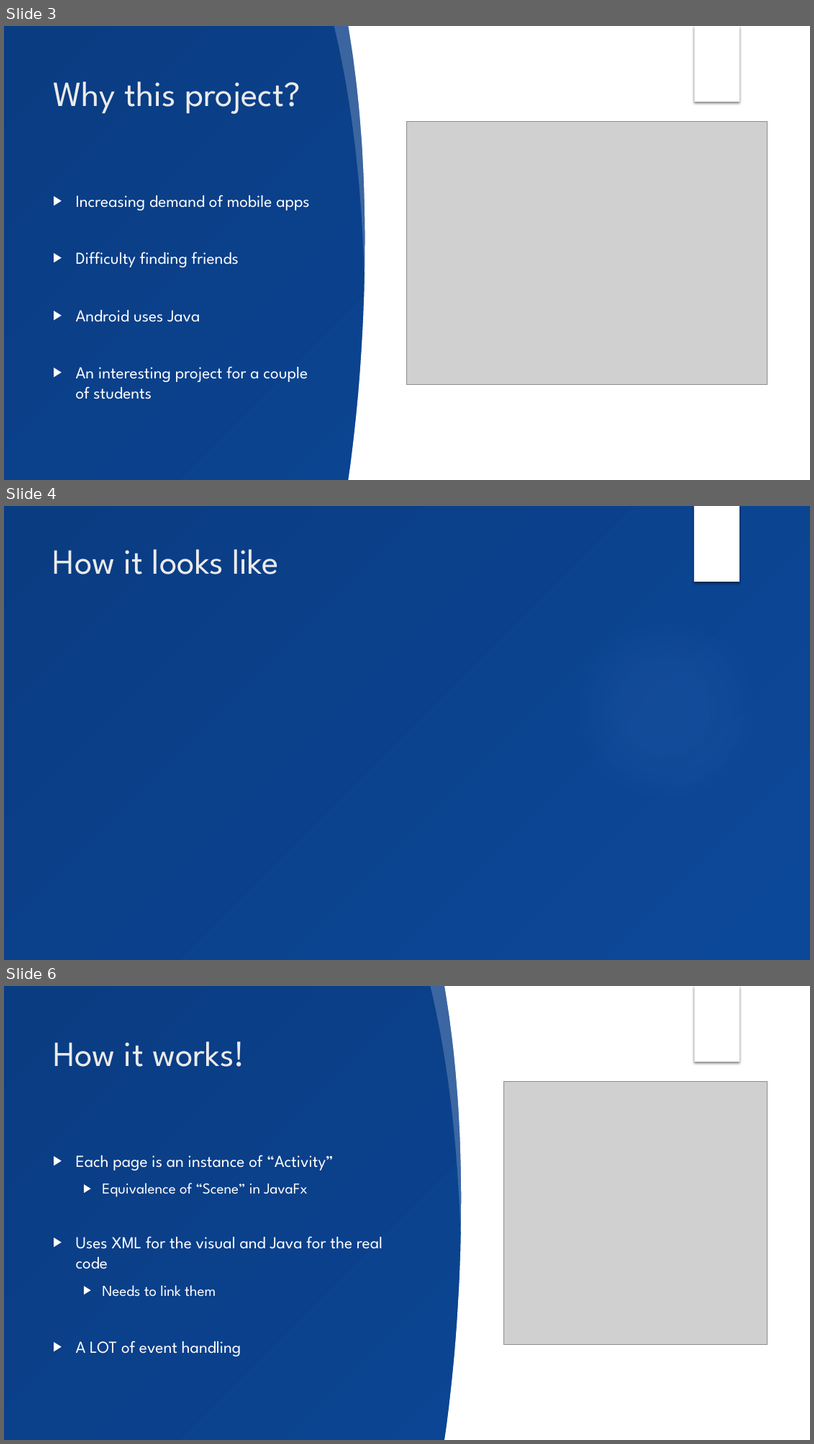
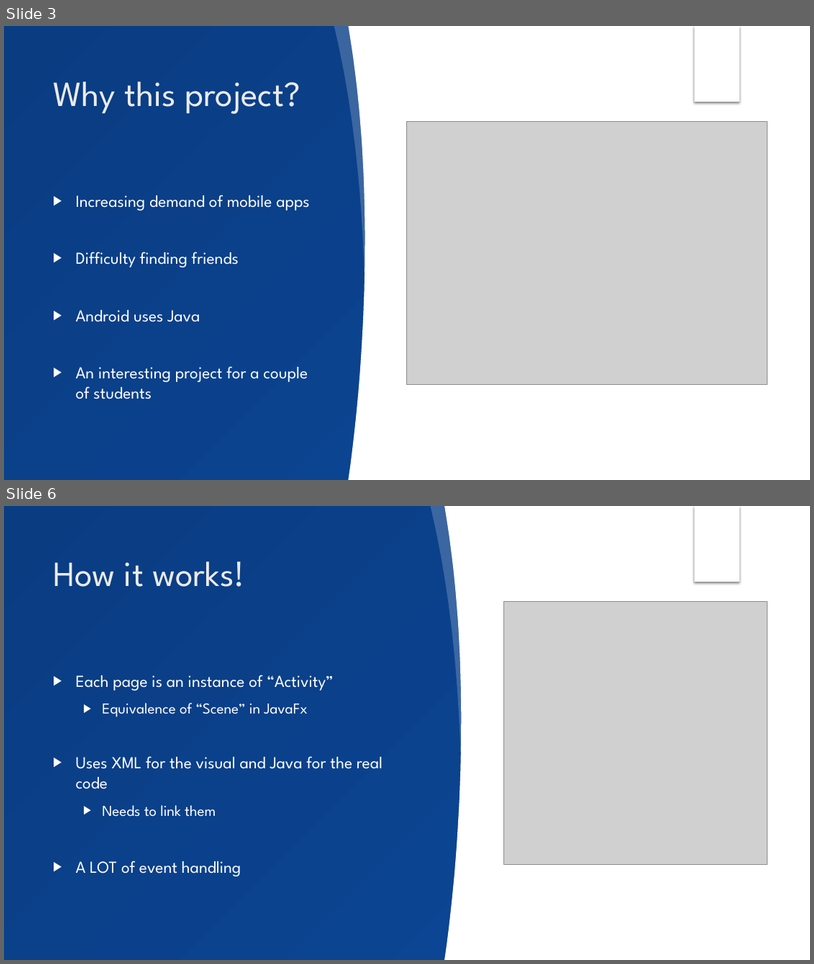
Before and after one commit to superDeano/Moody-app, a slide deck: Documentation/Moods-final.pptx. Shown one above the other, each under a label of ours: slides 3, 4 and 6 before the commit, slides 3 and 6 after it; the slides between them are not shown. The pictures are 814x1444 and 814x964 pixels, drawn with LibreOffice and Linux fonts; fonts in the diff are those of the drawing; grey boxes stand for pictures; background and template pictures are left out. Boxes give left, top, right and bottom in pixels: in the first picture for what was removed or moved away, otherwise in the second. Text is boxed around its words. In the diff, an @@ line names an element or a change of style, - is before the commit and + after.

```diff
--- a/Documentation/Moods-final.pptx
+++ b/Documentation/Moods-final.pptx
@@ slide 4 removed at [4,506,810,960], background gradient #0C489A to #0A3C81; not listed: 1 template element that a slide beside it also shows @@
@@ title removed at [53,549,278,574] @@
-How it looks like
@@ ellipse removed at [574,617,759,803] @@
```
Also in this commit, not shown: 2 slides changed, 3 slides added, 1 other slide removed.
